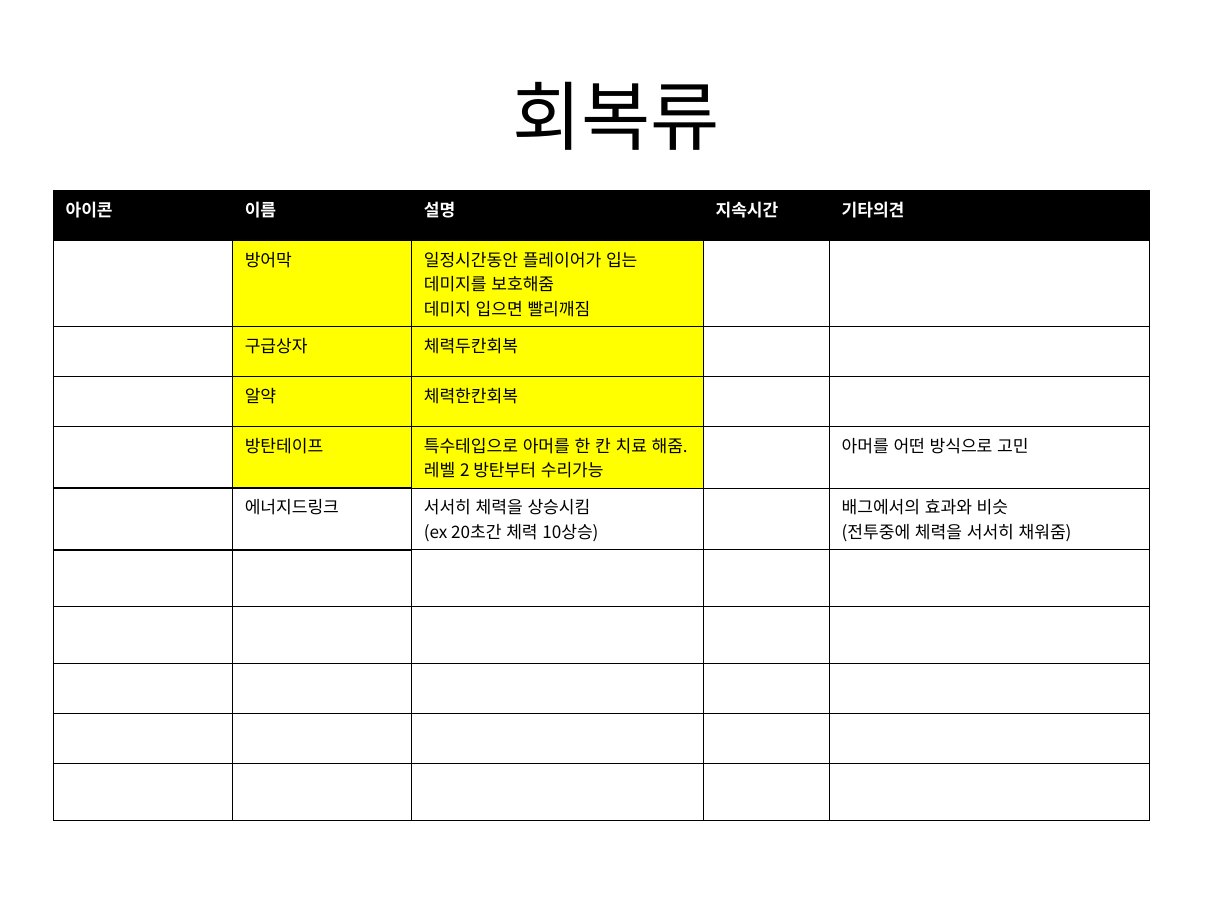
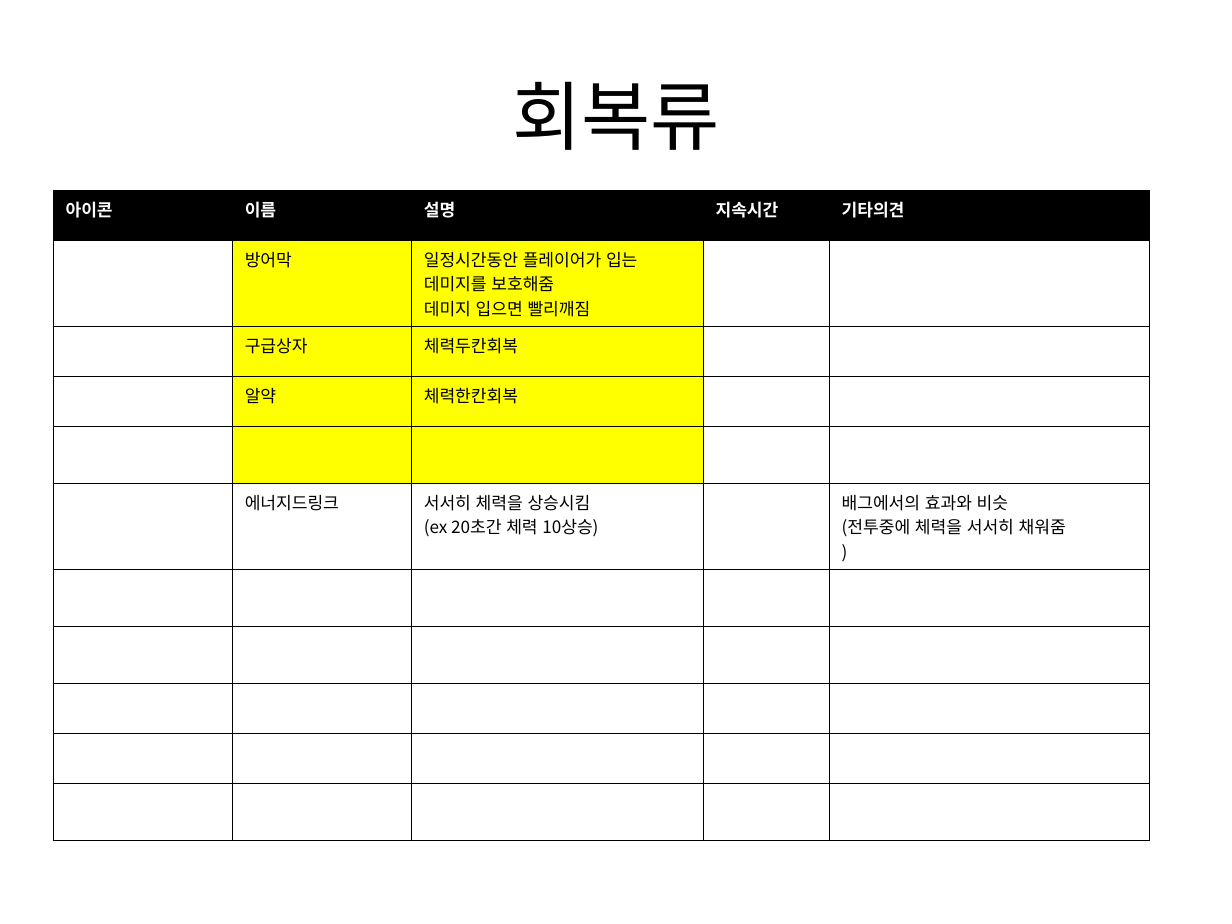
Before and after one commit to gkdlgndpdu/EscapeJail, a slide deck: slide 8 of EscapeJail/Assets/기획/스테이지1기획.pptx. Drawn at 1232x924 pixels with LibreOffice and Linux fonts; fonts in the diff are those of the drawing. Boxes give left, top, right and bottom in pixels: in the first picture for what was removed or moved away, otherwise in the second. Text is boxed around its words. In the diff, an @@ line names an element or a change of style, - is before the commit and + after.

```diff
--- a/EscapeJail/Assets/기획/스테이지1기획.pptx
+++ b/EscapeJail/Assets/기획/스테이지1기획.pptx
@@ table at bbox=[53, 191, 1148, 788] @@
-row 5:  | 방탄테이프 | 특수테입으로 아머를 한 칸 치료 해줌. 레벨 2 방탄부터 수리가능 |  | 아머를 어떤 방식으로 고민
+row 5:  |  |  |  | 
-row 6, column 5: 배그에서의 효과와 비슷 / (전투중에 체력을 서서히 채워줌)
+row 6, column 5: 배그에서의 효과와 비슷 / (전투중에 체력을 서서히 채워줌 / )
```
Also in this commit, not shown: 3 other slides changed, 6 other files.
